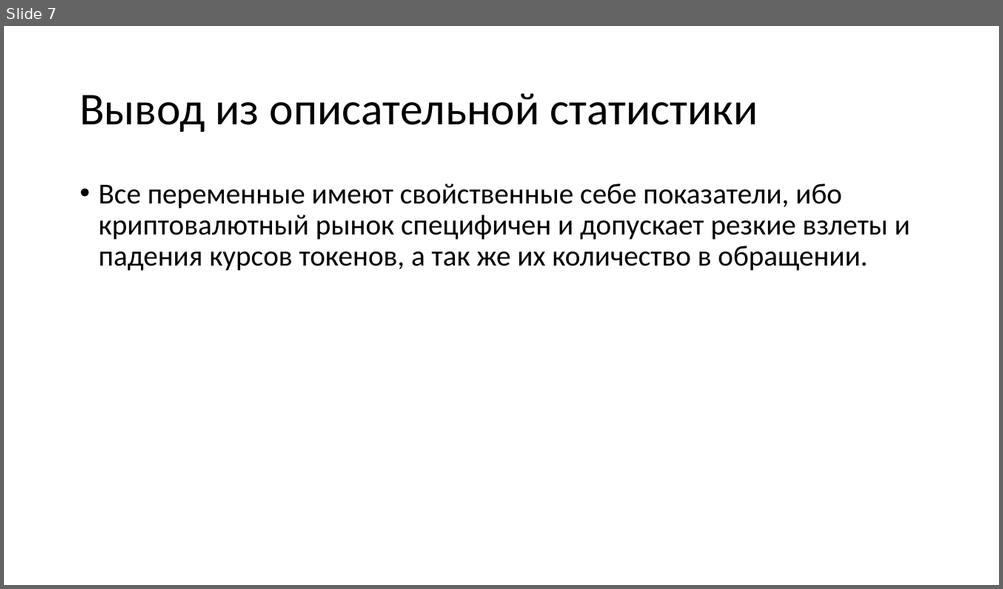
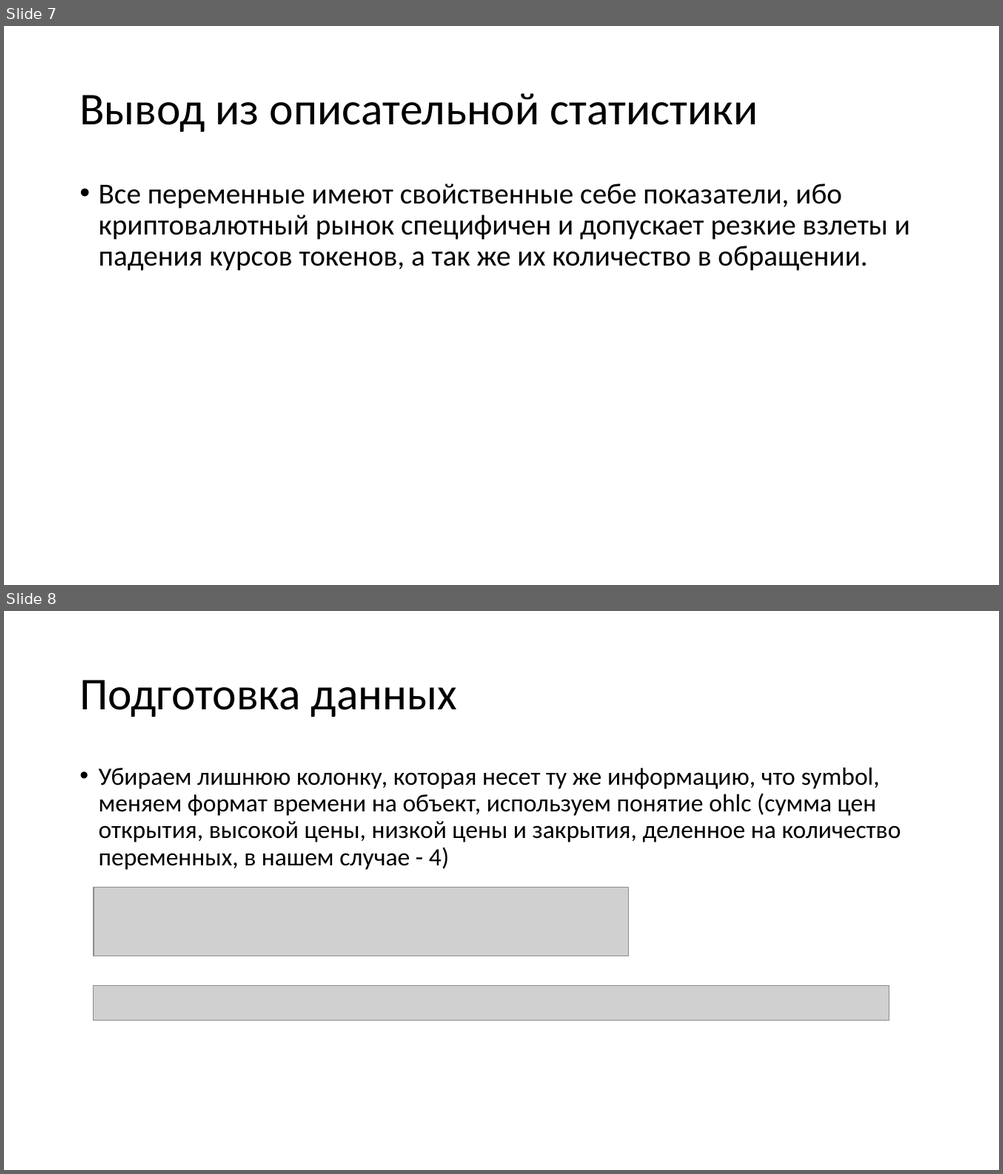
Before and after one commit to egorserdyuk/ASU-Datascience, a slide deck: Crypto/Анализ данных.pptx. Shown one above the other, each under a label of ours: slide 7 before the commit, slides 7 and 8 after it. The pictures are 1003x589 and 1003x1174 pixels, drawn with LibreOffice and Linux fonts; fonts in the diff are those of the drawing; grey boxes stand for pictures. Boxes give left, top, right and bottom in pixels: in the first picture for what was removed or moved away, otherwise in the second. Text is boxed around its words. In the diff, an @@ line names an element or a change of style, - is before the commit and + after.

```diff
--- a/Crypto/Анализ данных.pptx
+++ b/Crypto/Анализ данных.pptx
@@ slide 8 added at [4,611,999,1170], background #FFFFFF @@
@@ title added at [79,680,457,717], 44 pt, text #000000 @@
+Подготовка данных
@@ text added at [99,767,901,870], 24 pt, text #000000 @@
+• Убираем лишнюю колонку, которая несет ту же информацию, что symbol, меняем формат времени на объект, используем понятие ohlc (сумма цен открытия, высокой цены, низкой цены и закрытия, деленное на количество переменных, в нашем случае - 4)
@@ picture added at [94,888,628,957] @@
@@ picture added at [94,985,889,1021] @@
```
Also in this commit, not shown: 2 slides changed, 14 other slides added, 2 slides removed.
